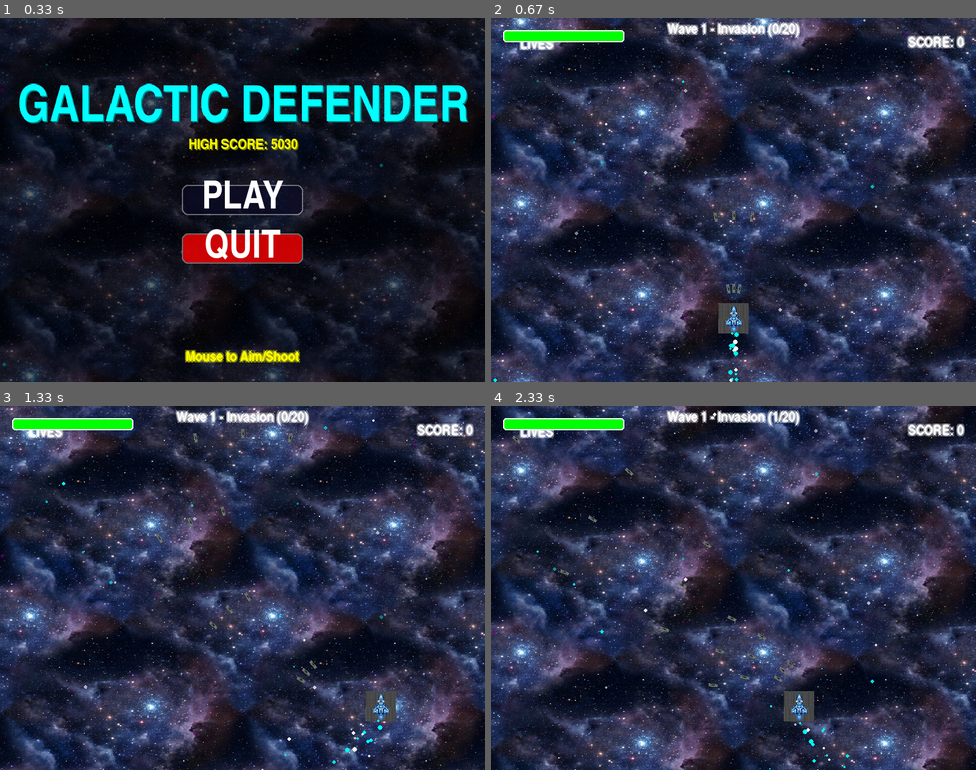
Above: before the commit, frames 1-4 (two rows, left to right).
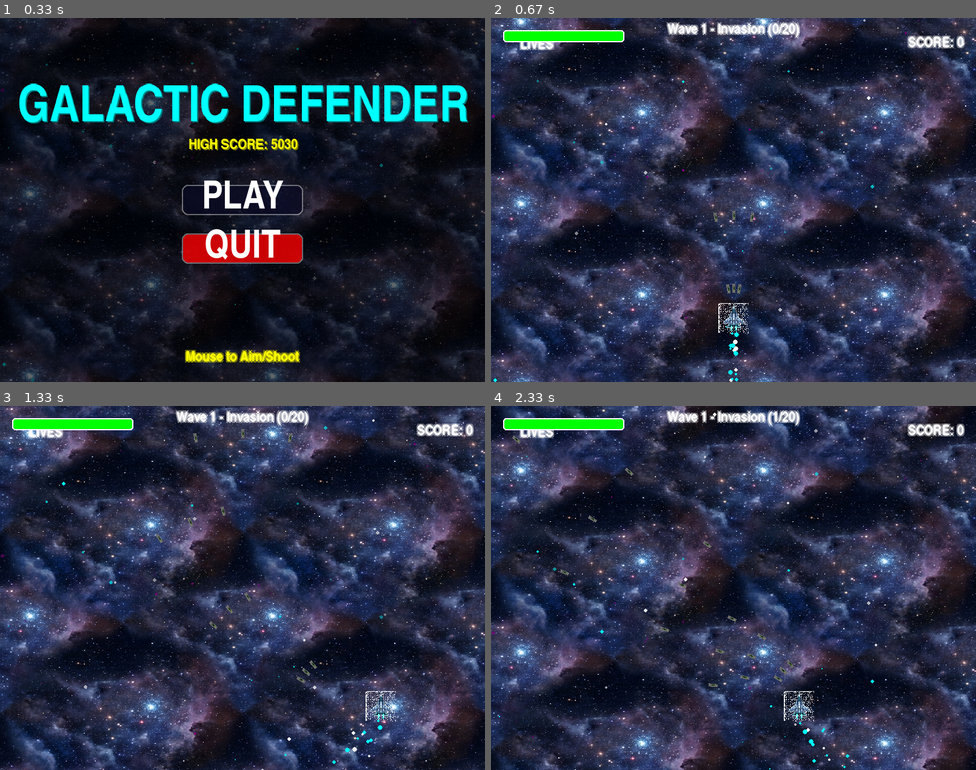
Above: after the commit, the same moments.

Repository: itsfraz/PyGame-project
Game: pygame game, started from main.py
The game is run twice, just before and just after one commit, with the same random seed, the same clock (stepped at 60 frames per second) and the same inputs.
Inputs (mouse positions are in pixels of both pictures, inside the frame that each line leads up to):
- Up to frame 1 (0.33 s): no input
- Up to frame 2 (0.67 s): click "PLAY" at 0.38 s
- Up to frame 3 (1.33 s): hold Right 0.67-1.13 s; move the mouse to (223, 602) at 0.7 s; hold Right from 1.17 s (still down); move the mouse to (242, 609) at 1.2 s
- Up to frame 4 (2.33 s): release Right at 1.63 s; hold Left 1.67-2.2 s; move the mouse to (782, 668) at 1.7 s; hold Left from 2.23 s (still down); move the mouse to (583, 675) at 2.27 s

Frame 1 is identical in both runs. In frame 2, 0.5% of the frame differs, in the area x 46-54%, y 78-87%; in frame 3, 0.5%; in frame 4, 0.5%.

Commit message:
feat: Introduce Player class with movement, shooting, powerup system, and engine/damage particle effects, utilizing a new player sprite.

Diff:
--- a/space_shooter_game/crash_log.txt
+++ b/space_shooter_game/crash_log.txt
@@ -1,4 +1,4 @@
-Crash Timestamp: 2026-01-06 13:38:49.032810
+Crash Timestamp: 2026-01-06 18:40:35.072450
 Traceback (most recent call last):
   File "D:\Internship Project\PyGame project\space_shooter_game\main.py", line 620, in <module>
     main()
--- a/space_shooter_game/player.py
+++ b/space_shooter_game/player.py
@@ -8,10 +8,18 @@
         super().__init__()
         # Load image or fallback to surface
         try:
-            image_path = os.path.join(IMAGE_DIR, "player.png")
-            self.image = pygame.image.load(image_path).convert_alpha()
+            # Try to load the new player image
+            image_path = os.path.join(IMAGE_DIR, "player_new.png")
+            # If player_new doesn't exist, try falling back to player.png
+            if not os.path.exists(image_path):
+                image_path = os.path.join(IMAGE_DIR, "player.png")
+
+            self.image = pygame.image.load(image_path).convert()
+            # Set colorkey to remove background (assumes top-left pixel is background color)
+            self.image.set_colorkey(self.image.get_at((0, 0)))
             self.image = pygame.transform.scale(self.image, (PLAYER_WIDTH, PLAYER_HEIGHT))
-        except (FileNotFoundError, pygame.error):
+        except (FileNotFoundError, pygame.error) as e:
+            print(f"Error loading player image: {e}")
             self.image = pygame.Surface((PLAYER_WIDTH, PLAYER_HEIGHT))
             self.image.fill(GREEN)
 
Binary file added: space_shooter_game/assets/images/player_new.png
